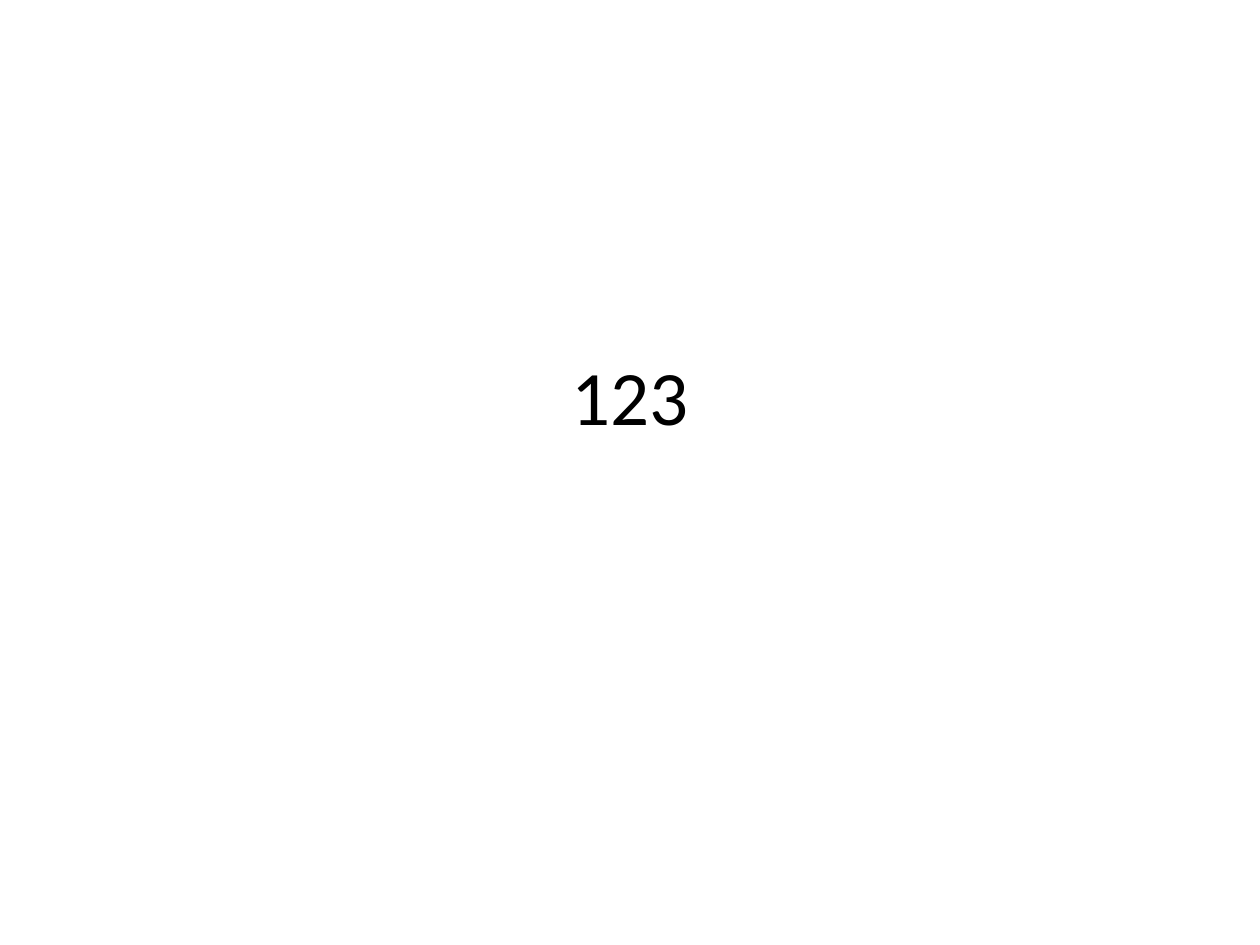
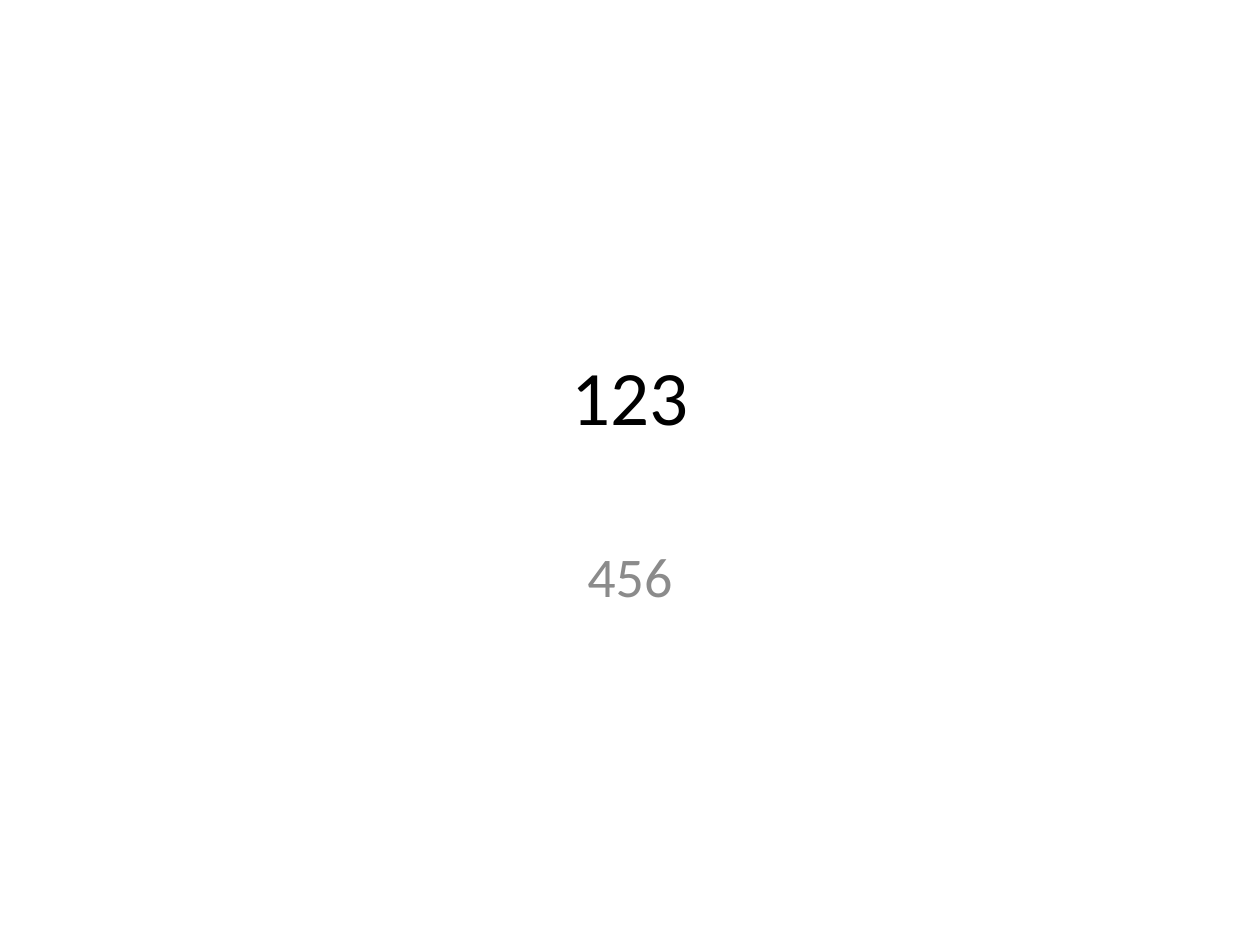
Before and after one commit to asamijuf/dx, a slide deck: slide 1 of 123.pptx. Drawn at 1260x945 pixels with LibreOffice and Linux fonts; fonts in the diff are those of the drawing. Boxes give left, top, right and bottom in pixels: in the first picture for what was removed or moved away, otherwise in the second. Text is boxed around its words. In the diff, an @@ line names an element or a change of style, - is before the commit and + after.

Commit message:
456追加

```diff
--- a/123.pptx
+++ b/123.pptx
@@ subtitle added at [587,559,672,598], 32 pt, text #8C8C8C @@
+456
```
